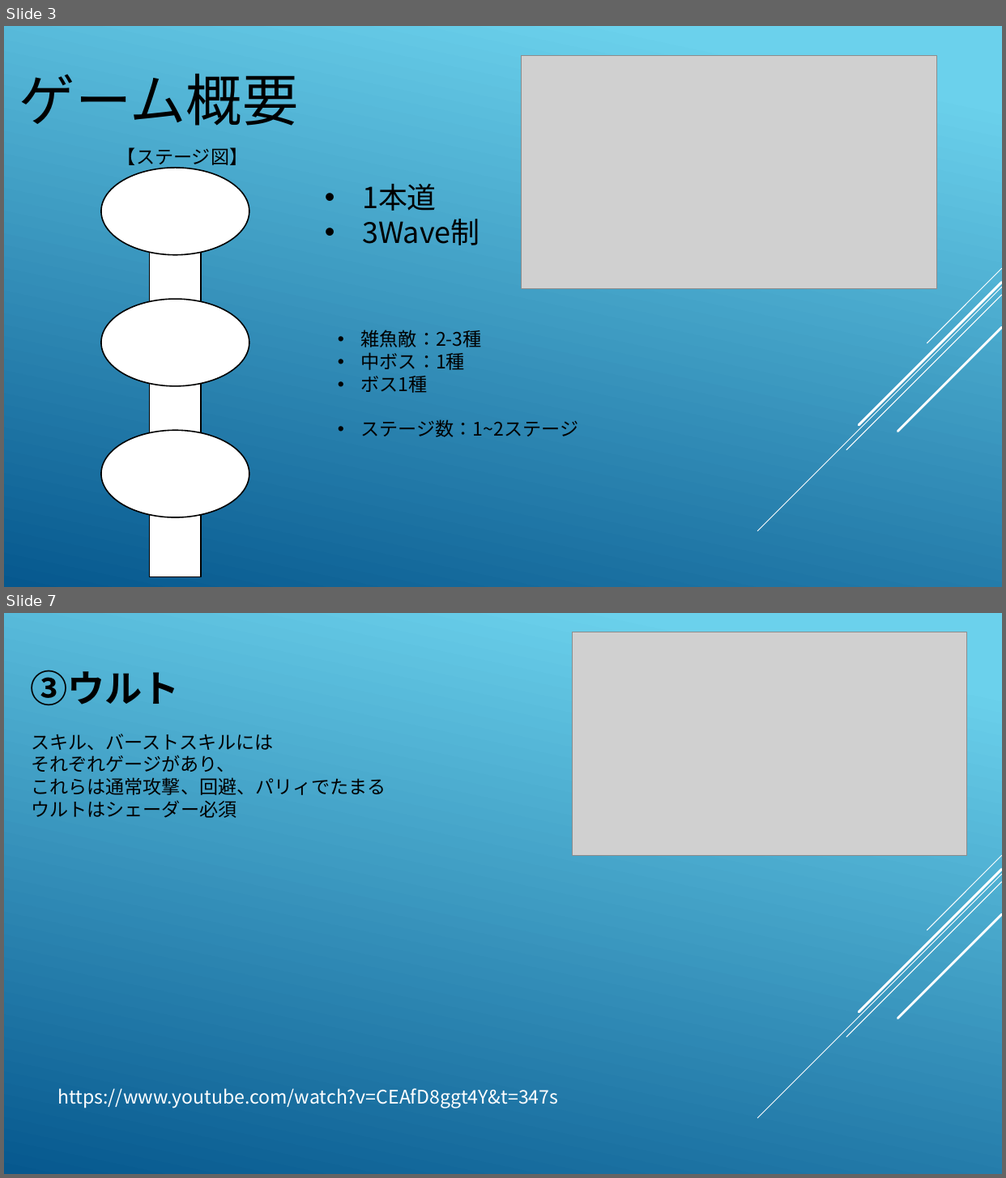
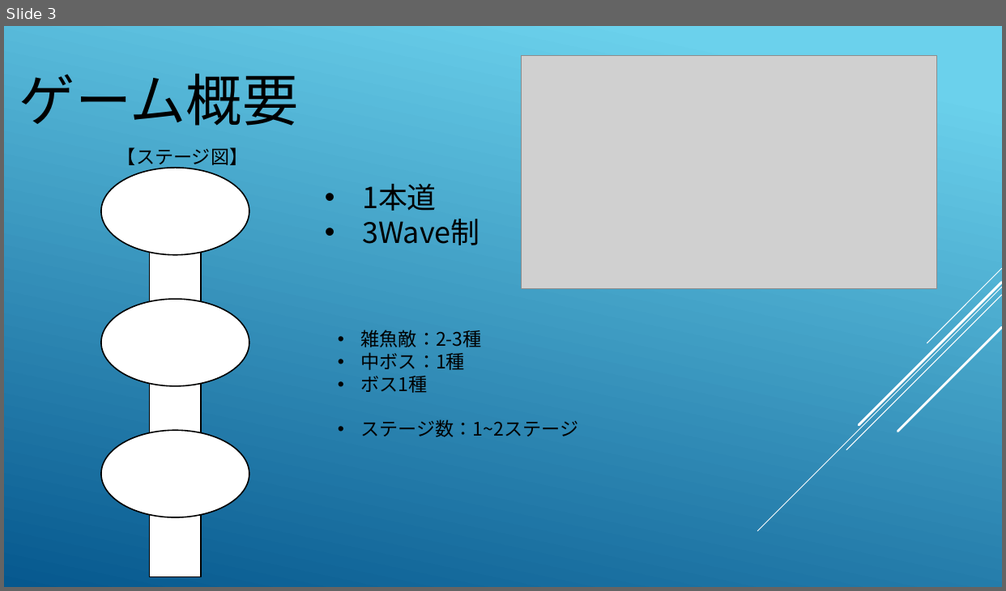
Before and after one commit to hir4rin/2026_summer, a slide deck: 進捗/2026_summer企画書part2.pptx. Shown one above the other, each under a label of ours: slides 3 and 7 before the commit, slide 3 after it; the slides between them are not shown. The pictures are 1006x1178 and 1006x591 pixels, drawn with LibreOffice and Linux fonts; fonts in the diff are those of the drawing; grey boxes stand for pictures. Boxes give left, top, right and bottom in pixels: in the first picture for what was removed or moved away, otherwise in the second. Text is boxed around its words. In the diff, an @@ line names an element or a change of style, - is before the commit and + after.

```diff
--- a/進捗/2026_summer企画書part2.pptx
+++ b/進捗/2026_summer企画書part2.pptx
@@ slide 7 removed at (x1=4, y1=613, x2=1002, y2=1174), background gradient #6ED2EB to #06588E; not listed: 5 template elements that a slide beside it also shows @@
@@ picture removed at (x1=572, y1=632, x2=966, y2=855) @@
@@ title removed at (x1=30, y1=670, x2=180, y2=706) @@
-③ウルト
@@ text removed at (x1=31, y1=734, x2=386, y2=818) @@
-スキル、バーストスキルには
-それぞれゲージがあり、
-これらは通常攻撃、回避、パリィでたまる
-ウルトはシェーダー必須
@@ text removed at (x1=58, y1=1088, x2=559, y2=1109) @@
-https://www.youtube.com/watch?v=CEAfD8ggt4Y&t=347s
```
Also in this commit, not shown: 3 slides changed, 2 slides added, 1 other slide removed, 1 other file.
